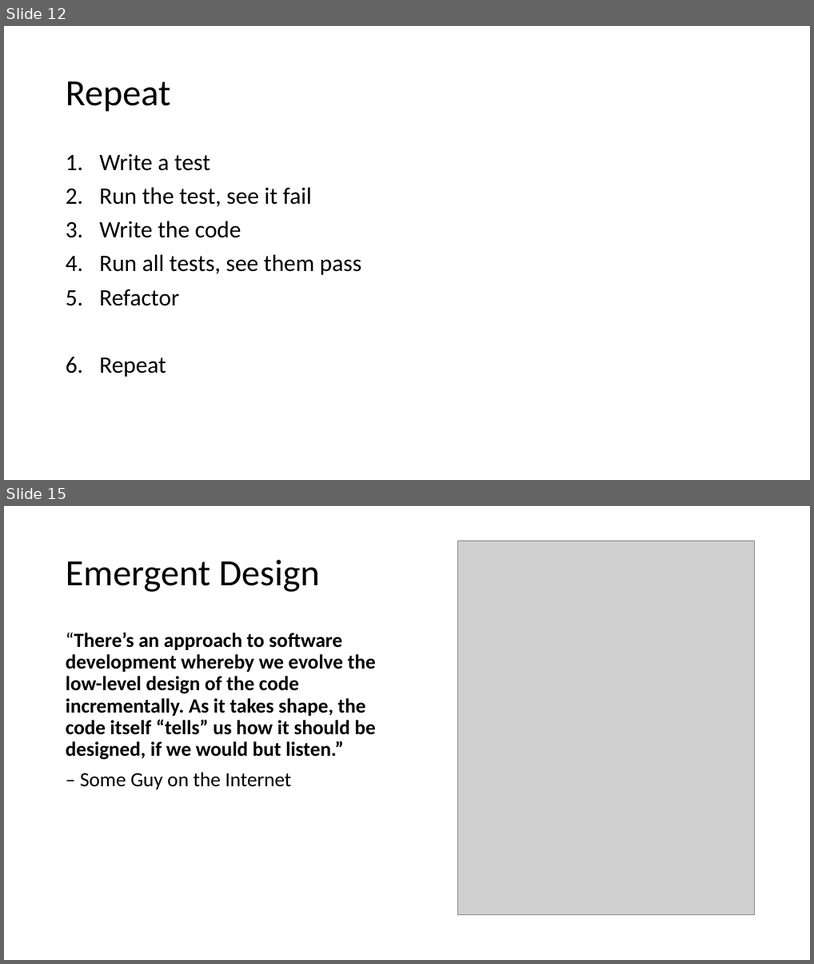
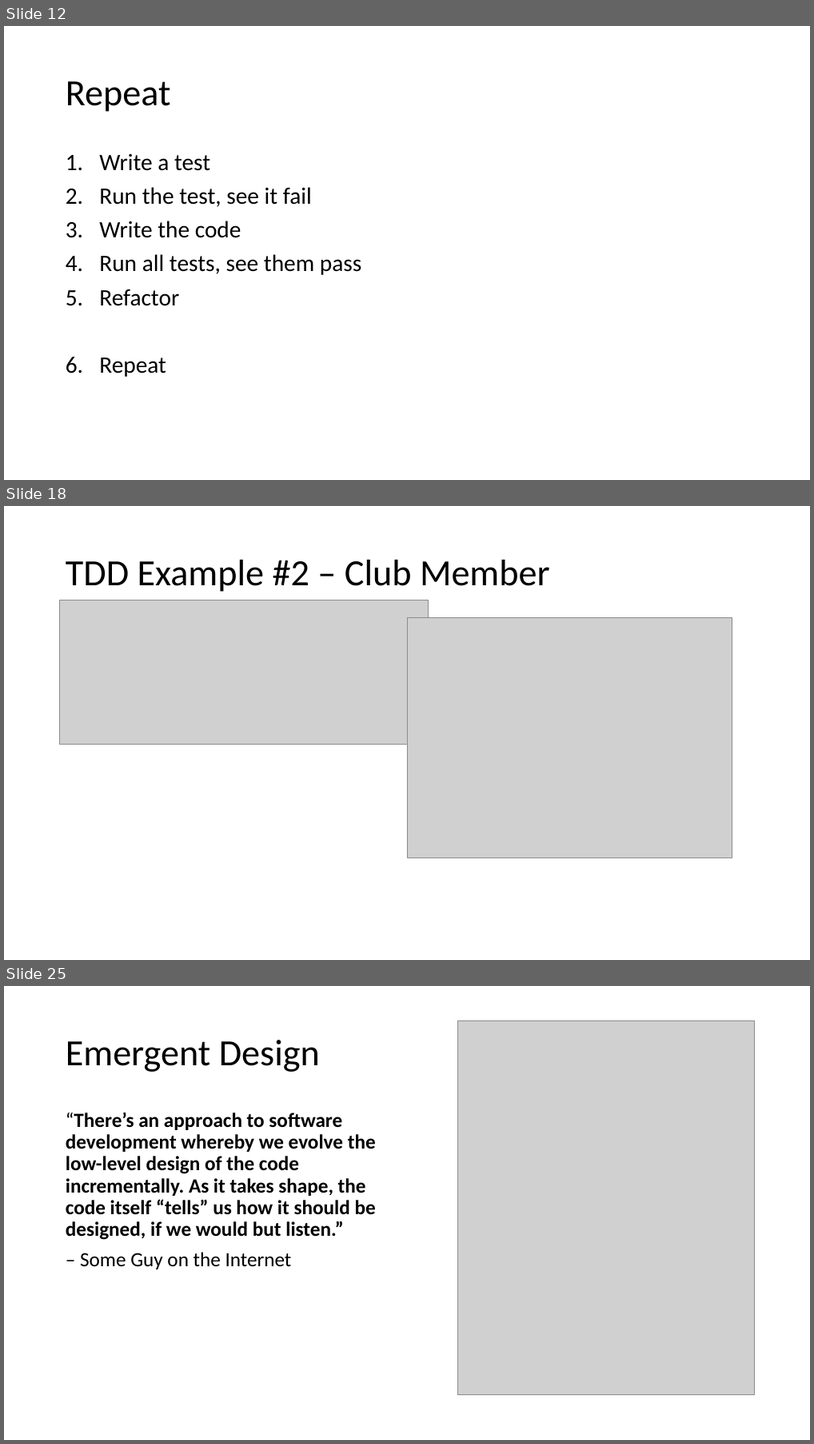
Before and after one commit to JoelViney/TestDrivenTalk, a slide deck: !Test Driven Development.pptx. Shown one above the other, each under a label of ours: slides 12 and 15 before the commit, slides 12, 18 and 25 after it; the slides between them are not shown. The pictures are 814x964 and 814x1444 pixels, drawn with LibreOffice and Linux fonts; fonts in the diff are those of the drawing; grey boxes stand for pictures. Boxes give left, top, right and bottom in pixels: in the first picture for what was removed or moved away, otherwise in the second. Text is boxed around its words. In the diff, an @@ line names an element or a change of style, - is before the commit and + after.

```diff
--- a/!Test Driven Development.pptx
+++ b/!Test Driven Development.pptx
@@ slide 18 added at <box>4,506,810,960</box>, background #FFFFFF @@
@@ title added at <box>66,560,550,592</box>, 44 pt, text #000000 @@
+TDD Example #2 – Club Member
@@ picture added at <box>60,600,430,744</box> @@
@@ picture added at <box>407,618,733,857</box> @@
@@ what was slide 15 is now slide 25 @@
```
Also in this commit, not shown: 9 slides changed, 10 other slides added, 1 slide removed, 20 other files.
